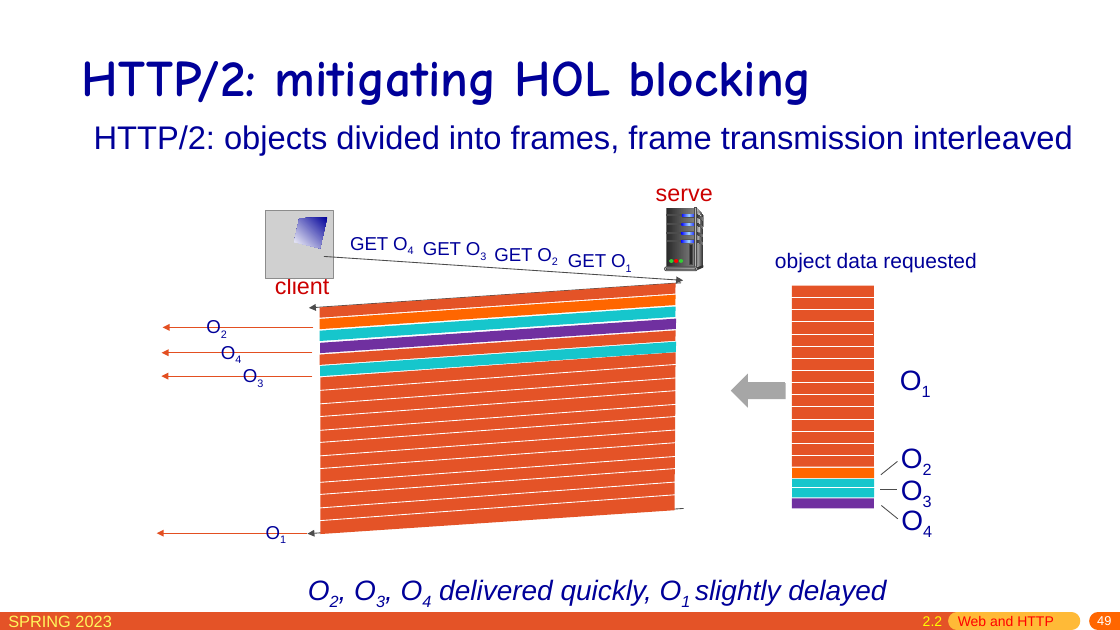
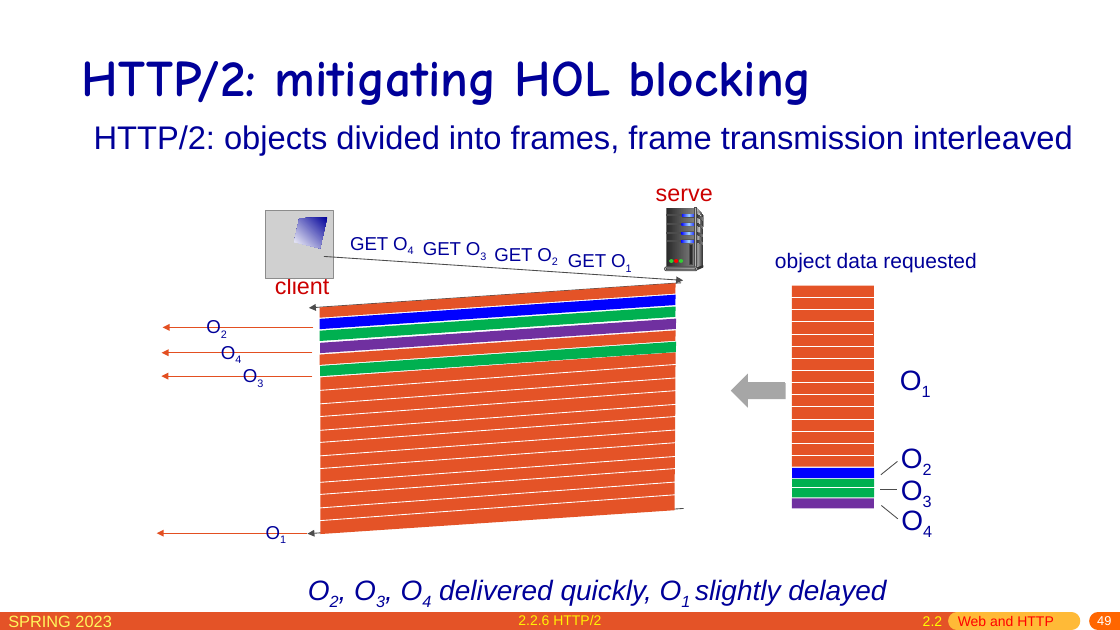
Before and after one commit to network-whu/slides, a slide deck: slide 49 of pptx/chapter2.pptx. Drawn at 1120x630 pixels with LibreOffice and Linux fonts; fonts in the diff are those of the drawing; grey boxes stand for pictures. Boxes give left, top, right and bottom in pixels: in the first picture for what was removed or moved away, otherwise in the second. Text is boxed around its words. In the diff, an @@ line names an element or a change of style, - is before the commit and + after.

```diff
--- a/pptx/chapter2.pptx
+++ b/pptx/chapter2.pptx
@@ freeform shape at [320, 295, 676, 329]: fill #FF6600 to #0000FF @@
@@ fill #16C6CC to #00B050 in 4 elements at [792, 479, 875, 489], [792, 487, 875, 497], [320, 307, 676, 341], [320, 342, 676, 376] @@
@@ rectangle at [792, 468, 875, 478]: fill #FF6600 to #0000FF @@
@@ text added at [518, 615, 601, 625], 12 pt, text #FFF105 @@
+2.2.6 HTTP/2
```
Also in this commit, not shown: 28 other slides changed.
